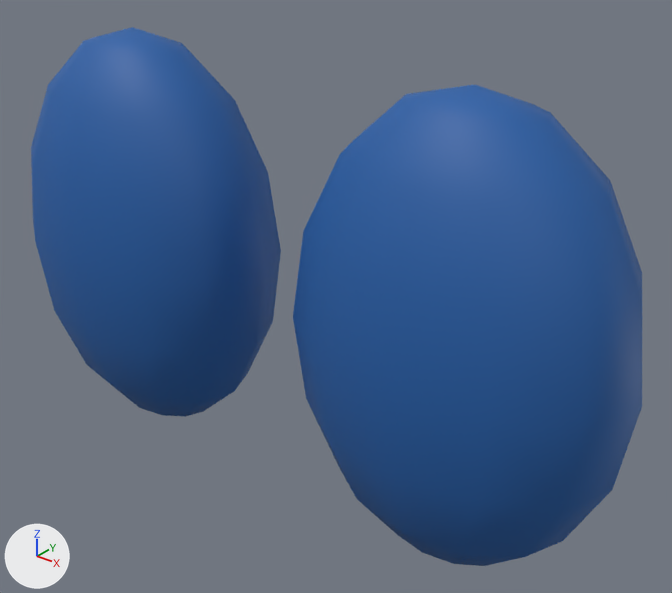
One commit to the glTF model scripts/fixtures/model3d/fluxplot-library/morph-b.glb: the scene before it, then after it.
Rendered twice from a 50 mm camera at (3.39, -3.76, 2.45) aimed at (0.26, 0.15, 0.02). Every picture has the same lights, and +X, +Y and +Z are marked at lower left. The picture after the commit comes second.

In view in the first picture: 'cortex.left', 'cortex.right'.
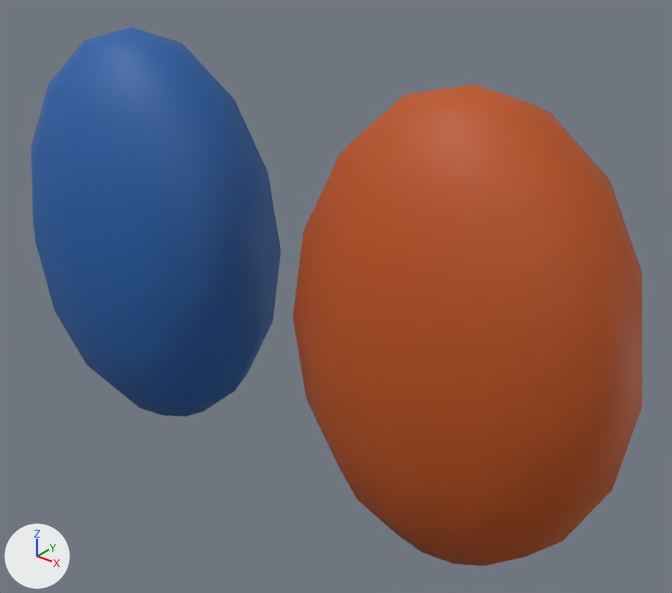
Boxes [x1, y1, x2, y2] around the edits, measured in the pictures (672 x 593 px):
'cortex.right', recoloured (blue to orange): [293, 85, 642, 566] in both

What the commit changed:
Material 'cortex.right' (mat_cortex_right) changes colour from blue #205ea6 to orange #bc5215; in linear values from (0.0144, 0.112, 0.381) to (0.503, 0.0844, 0.0075).
